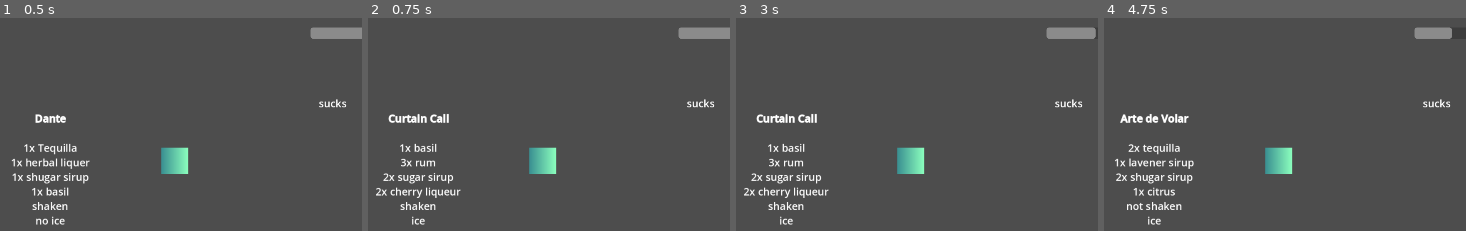
Above: before the commit, frames 1-4 (left to right).
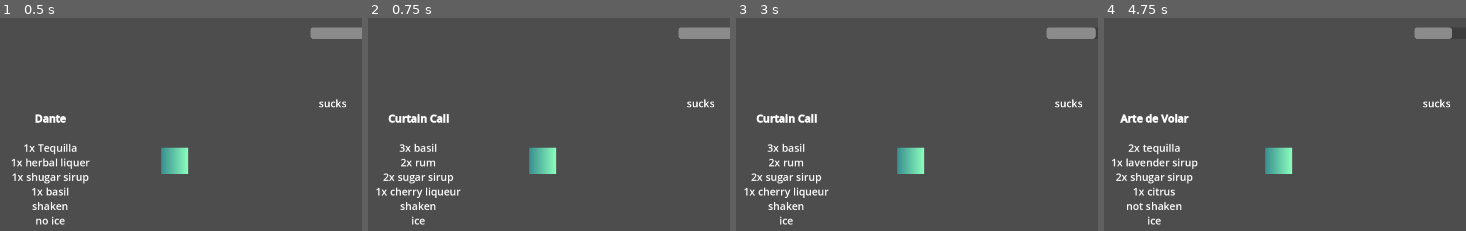
Above: after the commit, the same moments.

Repository: buficek7/GameJamBrno2024
Game: Godot game, scene res://scenes/Test Scene.tscn
The game is run twice, just before and just after one commit, with the same random seed, the same clock (stepped at 60 frames per second) and the same inputs.
Inputs (mouse positions are % of the whole screen's width and height, from its top left):
- Up to frame 1 (0.5 s): no input
- Up to frame 2 (0.75 s): click (36, 84) at 0.5 s
- Up to frame 3 (3 s): click (2, 84) at 1.25 s; click (36, 84) at 2 s; click (36, 84) at 2.75 s
- Up to frame 4 (4.75 s): tap Enter at 3.5 s; move the mouse to (96, 7) at 3.52 s; press the mouse at (96, 7) at 3.53 s; tap Space at 3.77, 4.52 s; tap R (Reset) at 4.25 s; move the mouse to (58, 81) at 4.27 s; release the mouse at (58, 81) at 4.28 s; tap P (Serve) at 4.35 s
The pictures show only the part of the screen within x 12-62%, y 50-100%; the shares and areas given below are measured in that part.

Frame 1 is identical in both runs. In frame 2, 0.1% of the frame differs, in the area x 2-11%, y 59-84%; in frame 3, 0.1%; in frame 4, 0.5%, in the area x 2-26%, y 65-71%.

Commit message:
some sigma changes

Diff:
--- a/data/Recipes/RecipeBook.json
+++ b/data/Recipes/RecipeBook.json
@@ -19,10 +19,10 @@
 [font_size=25]
 [b]Curtain Call[/b]
 
-1x basil
-3x rum
+3x basil
+2x rum
 2x sugar sirup
-2x cherry liqueur
+1x cherry liqueur
 shaken
 ice
 [/font_size]
@@ -35,9 +35,9 @@
 [b]Especial day[/b]
 
 3x berries
-4x white rum
+4x rum
 1x vanilla liqueur
-1x citrus
+2x citrus
 not shaken
 ice
 [/font_size]
@@ -49,7 +49,7 @@
 [font_size=25]
 [b]Thimisis[/b]
 
-1x white rum
+1x rum
 1x berries
 2x honey
 1x lavender sirup
@@ -65,7 +65,7 @@
 [b]Arte de Volar[/b]
 
 2x tequilla
-1x lavener sirup
+1x lavender sirup
 2x shugar sirup
 1x citrus
 not shaken
@@ -80,7 +80,7 @@
 [b]Bird of Paradise[/b]
 
 3x tequilla
-3x a white knight
+3x vanilla
 1x citrus
 2x herbal liqueur
 not shaken
@@ -95,7 +95,7 @@
 [b]Great Gatsby[/b]
 
 1x vodka
-2x lemon
+2x citrus
 2x sugar sirup
 1x basil
 shaken
--- a/project.godot
+++ b/project.godot
@@ -20,6 +20,7 @@
 window/size/viewport_width=1920
 window/size/viewport_height=1080
 window/size/mode=1
+window/size/resizable=false
 
 [editor_plugins]
 
--- a/scenes/Test Scene.tscn
+++ b/scenes/Test Scene.tscn
@@ -87,7 +87,7 @@
 position = Vector2(2, -1)
 script = ExtResource("1_s5lyr")
 
-[node name="Control" type="Control" parent="."]
+[node name="Book" type="Control" parent="."]
 layout_mode = 3
 anchors_preset = 2
 anchor_top = 1.0
@@ -101,7 +101,7 @@
 size_flags_vertical = 0
 script = ExtResource("2_wx44w")
 
-[node name="Forward" type="TextureButton" parent="Control"]
+[node name="Forward" type="TextureButton" parent="Book"]
 layout_mode = 1
 anchors_preset = -1
 anchor_right = 0.192
@@ -113,7 +113,7 @@
 texture_normal = SubResource("GradientTexture2D_e7yik")
 texture_pressed = SubResource("GradientTexture2D_aecbn")
 
-[node name="Backward" type="TextureButton" parent="Control"]
+[node name="Backward" type="TextureButton" parent="Book"]
 layout_mode = 1
 anchors_preset = -1
 anchor_right = 0.192
@@ -125,7 +125,7 @@
 texture_normal = SubResource("GradientTexture2D_e7yik")
 texture_pressed = SubResource("GradientTexture2D_aecbn")
 
-[node name="RichTextLabel" type="RichTextLabel" parent="Control"]
+[node name="RichTextLabel" type="RichTextLabel" parent="Book"]
 layout_mode = 1
 anchors_preset = -1
 anchor_left = 0.202
@@ -215,7 +215,7 @@
 scale = Vector2(0.1, 0.1)
 texture = ExtResource("1_mfb7t")
 
-[connection signal="pressed" from="Control/Forward" to="Control" method="_on_forward_pressed"]
-[connection signal="pressed" from="Control/Backward" to="Control" method="_on_backward_pressed"]
+[connection signal="pressed" from="Book/Forward" to="Book" method="_on_forward_pressed"]
+[connection signal="pressed" from="Book/Backward" to="Book" method="_on_backward_pressed"]
 [connection signal="TimeOut" from="Order_TImer" to="." method="_on_order_t_imer_time_out"]
 [connection signal="timeout" from="Order_TImer/Timer" to="Order_TImer" method="_on_timer_timeout"]
